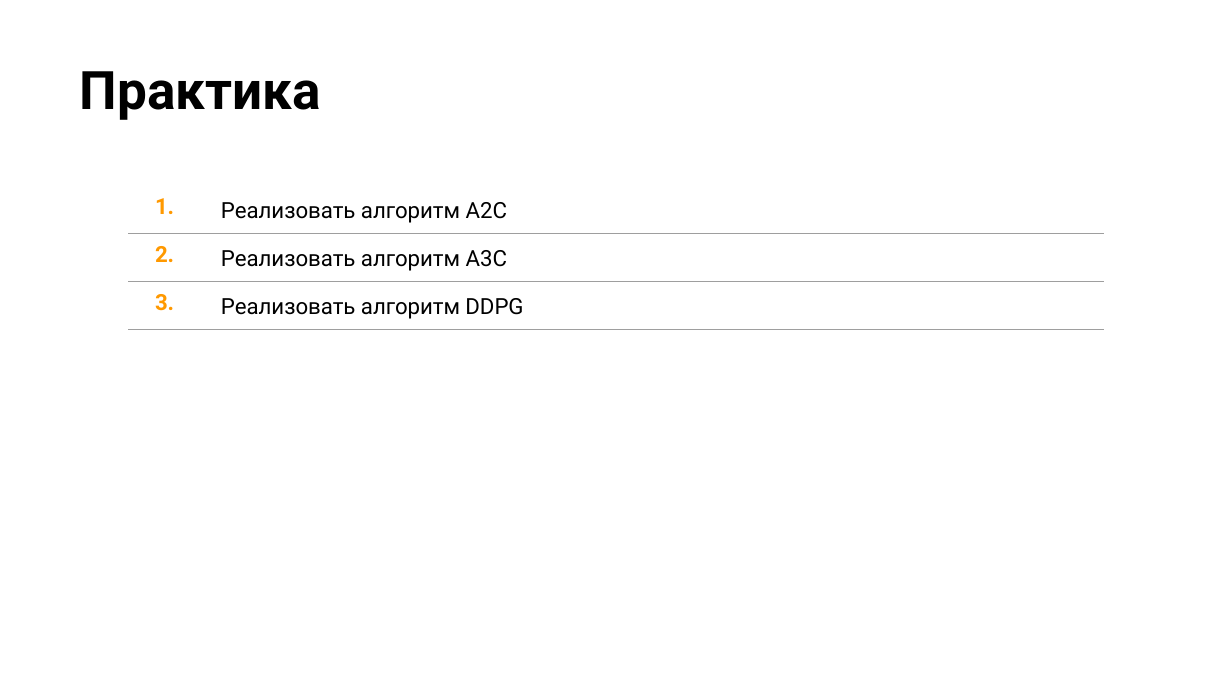
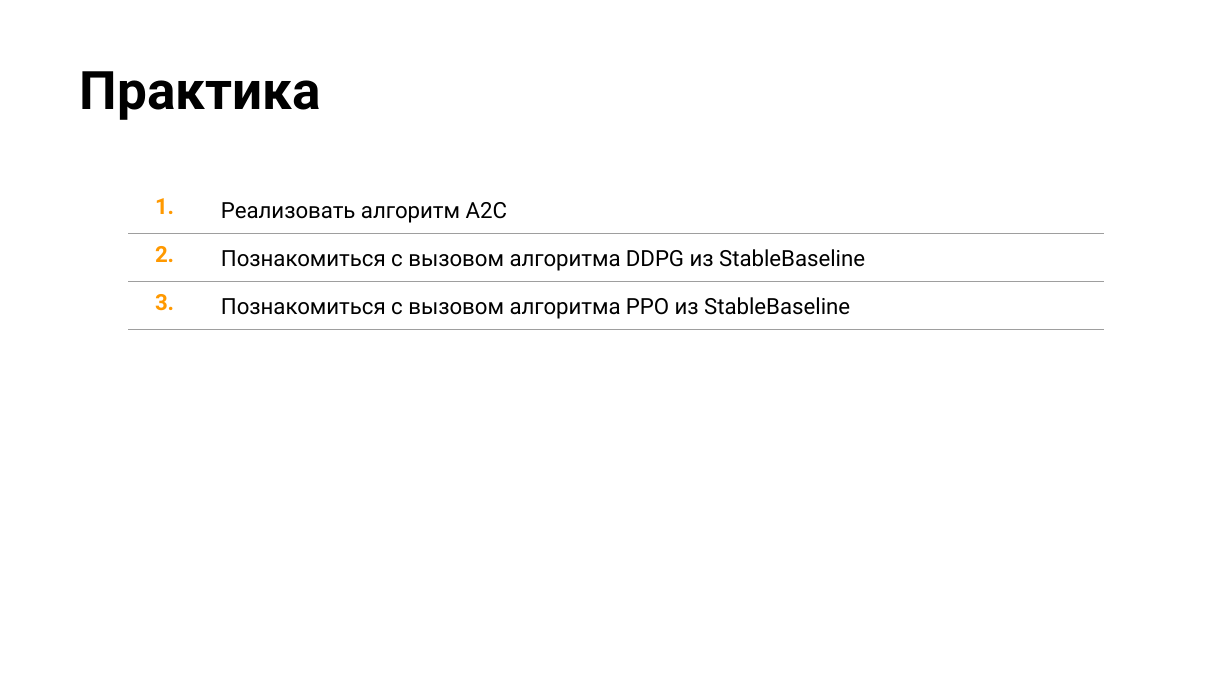
Before and after one commit to stureiko/Otus_lectures, a slide deck: slide 41 of ML Adv/28 - Actor-Critic/Presentation/Actor-Critic.pptx (slide 31 before the commit). Drawn at 1232x693 pixels with LibreOffice and Linux fonts; fonts in the diff are those of the drawing; background and template pictures are left out. Boxes give left, top, right and bottom in pixels: in the first picture for what was removed or moved away, otherwise in the second. Text is boxed around its words. In the diff, an @@ line names an element or a change of style, - is before the commit and + after.

```diff
--- a/ML Adv/28 - Actor-Critic/Presentation/Actor-Critic.pptx
+++ b/ML Adv/28 - Actor-Critic/Presentation/Actor-Critic.pptx
@@ table at [128, 185, 1104, 326] @@
-row 2, column 2: Реализовать алгоритм А3С
+row 2, column 2: Познакомиться с вызовом алгоритма DDPG из StableBaseline
-row 3, column 2: Реализовать алгоритм DDPG
+row 3, column 2: Познакомиться с вызовом алгоритма PPO из StableBaseline
```
Also in this commit, not shown: 5 other slides changed, 10 slides added, 4 slides removed, 4 other files.
